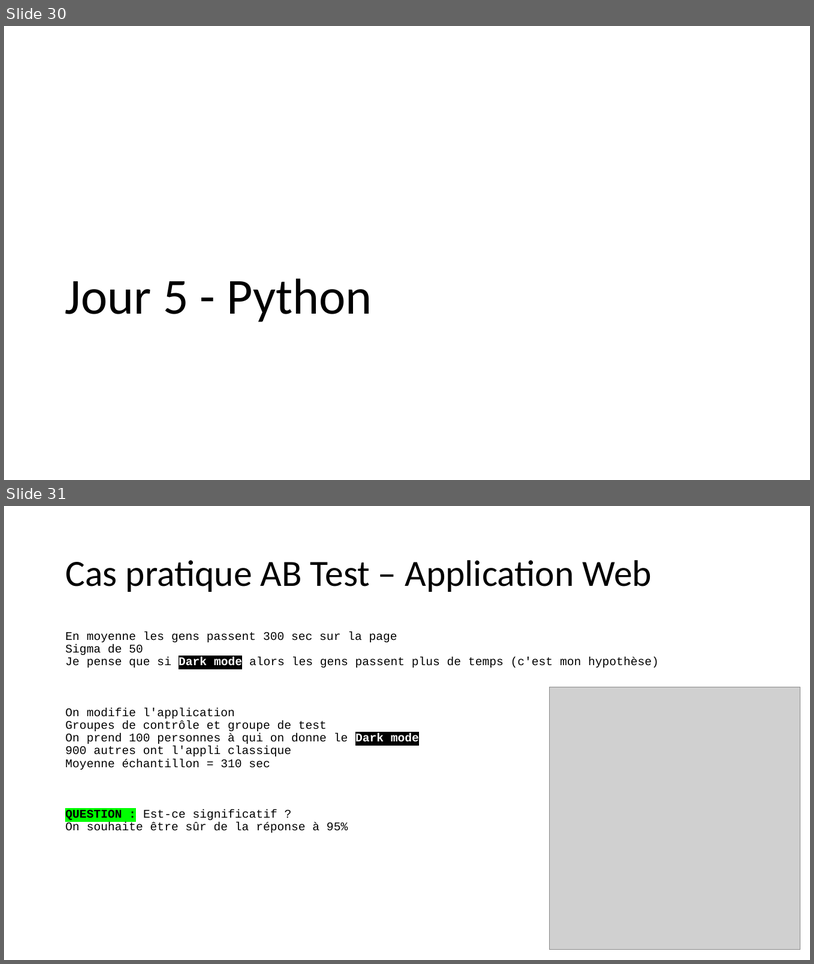
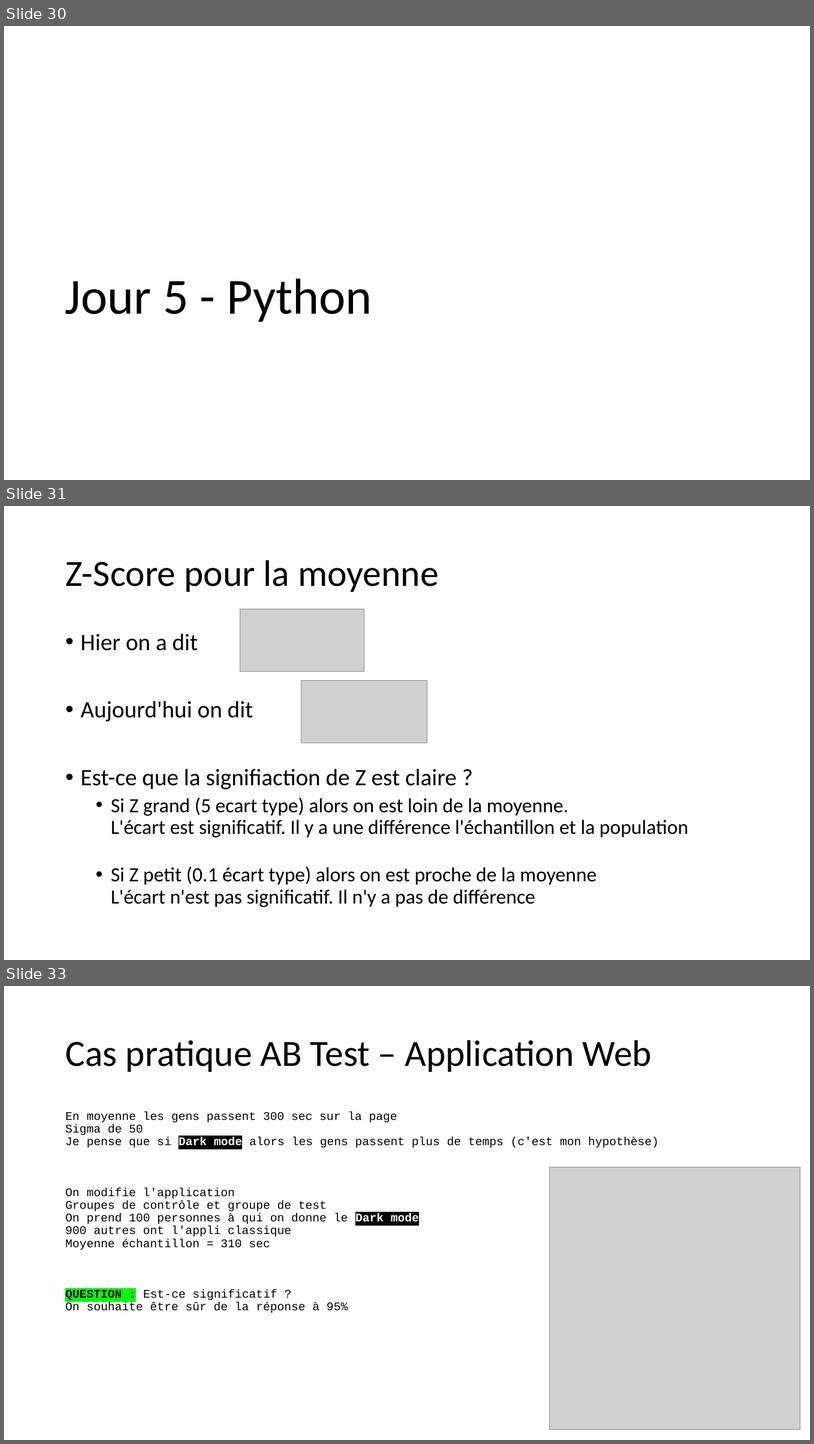
Before and after one commit to 40tude/Data_Essentials_Stage_Oct_2023, a slide deck: 00_notes_de_stage.pptx. Shown one above the other, each under a label of ours: slides 30 and 31 before the commit, slides 30, 31 and 33 after it; the slides between them are not shown. The pictures are 814x964 and 814x1444 pixels, drawn with LibreOffice and Linux fonts; fonts in the diff are those of the drawing; grey boxes stand for pictures. Boxes give left, top, right and bottom in pixels: in the first picture for what was removed or moved away, otherwise in the second. Text is boxed around its words. In the diff, an @@ line names an element or a change of style, - is before the commit and + after.

Commit message:
Slide Z Score

```diff
--- a/00_notes_de_stage.pptx
+++ b/00_notes_de_stage.pptx
@@ slide 31 added at [4,506,810,960], background #FFFFFF @@
@@ title added at [65,560,438,592], 44 pt, text #000000 @@
+Z-Score pour la moyenne
@@ picture added at [240,609,364,671] @@
@@ text added at [81,633,689,907], 24 pt, text #000000 @@
+• Hier on a dit
+• Aujourd'hui on dit
+• Est-ce que la signifiaction de Z est claire ?
+  • Si Z grand (5 ecart type) alors on est loin de la moyenne.
+    L'écart est significatif. Il y a une différence l'échantillon et la population
+  • Si Z petit (0.1 écart type) alors on est proche de la moyenne
+    L'écart n'est pas significatif. Il n'y a pas de différence
@@ picture added at [301,680,428,742] @@
@@ what was slide 31 is now slide 33 @@
```
Also in this commit, not shown: 1 other slide added, 4 other files.
